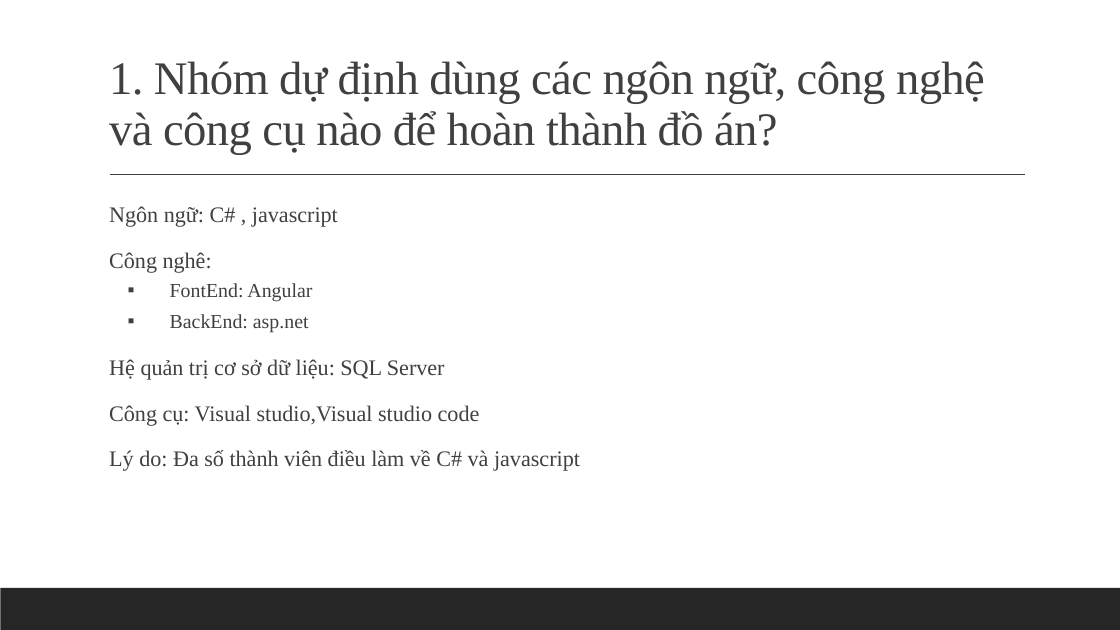
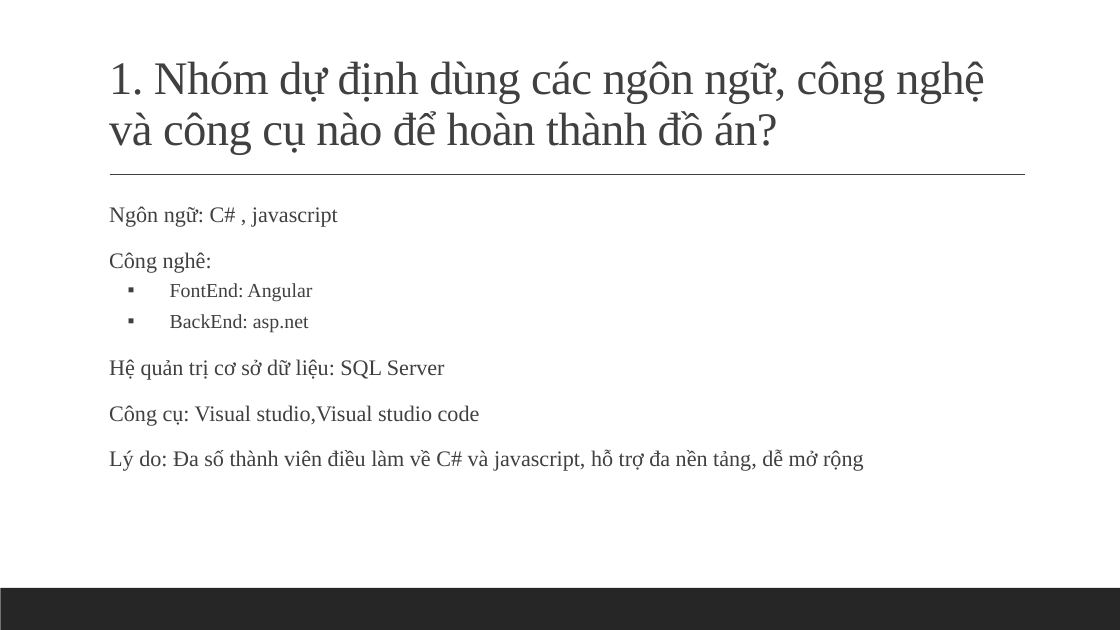
Before and after one commit to huynhquangminh/18HCB_QuanLyQuyTrinhPhanMem, a slide deck: slide 7 of Documents/Tuan3/Nhom_3_Tuan_3.pptx (slide 6 before the commit). Drawn at 1120x630 pixels with LibreOffice and Linux fonts; fonts in the diff are those of the drawing. Boxes give left, top, right and bottom in pixels: in the first picture for what was removed or moved away, otherwise in the second. Text is boxed around its words. In the diff, an @@ line names an element or a change of style, - is before the commit and + after.

```diff
--- a/Documents/Tuan3/Nhom_3_Tuan_3.pptx
+++ b/Documents/Tuan3/Nhom_3_Tuan_3.pptx
@@ text at (109, 449, 864, 471): text changed @@
-  Lý do: Đa số thành viên điều làm về C# và javascript
+  Lý do: Đa số thành viên điều làm về C# và javascript, hỗ trợ đa nền tảng, dễ mở rộng
```
Also in this commit, not shown: 2 other slides changed, 11 slides added, 1 other file.
